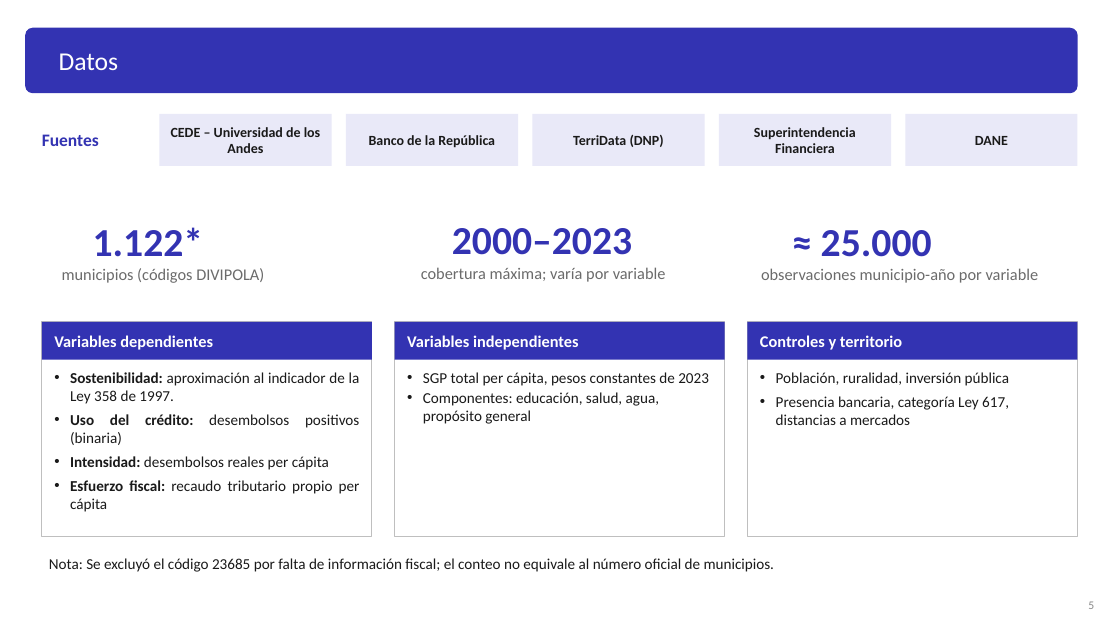
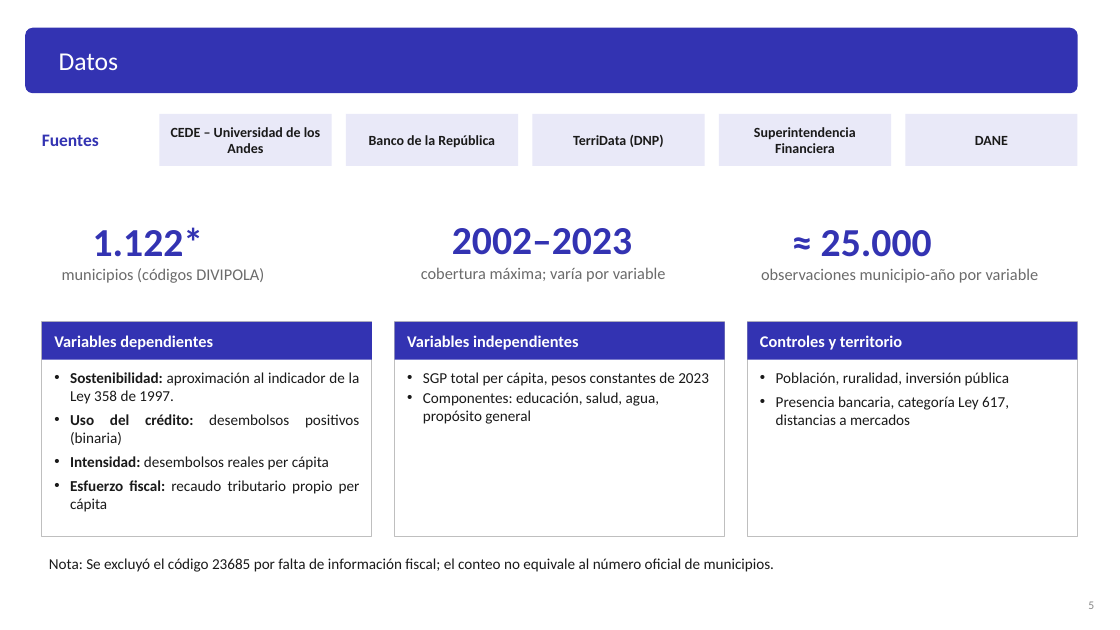
Before and after one commit to Laurarivera34/TESIS_MECA, a slide deck: slide 10 of docs/slides/profesores/Presentacion_LauraRivera_publico_general (1).pptx. Drawn at 1120x630 pixels with LibreOffice and Linux fonts; fonts in the diff are those of the drawing. Boxes give left, top, right and bottom in pixels: in the first picture for what was removed or moved away, otherwise in the second. Text is boxed around its words. In the diff, an @@ line names an element or a change of style, - is before the commit and + after.

```diff
--- a/docs/slides/profesores/Presentacion_LauraRivera_publico_general (1).pptx
+++ b/docs/slides/profesores/Presentacion_LauraRivera_publico_general (1).pptx
@@ text at <box>452,228,632,255</box>: text changed @@
-2000–2023
+2002–2023
```
Also in this commit, not shown: 13 other slides changed, 1 slide added, 5 slides removed, 4 other files.
